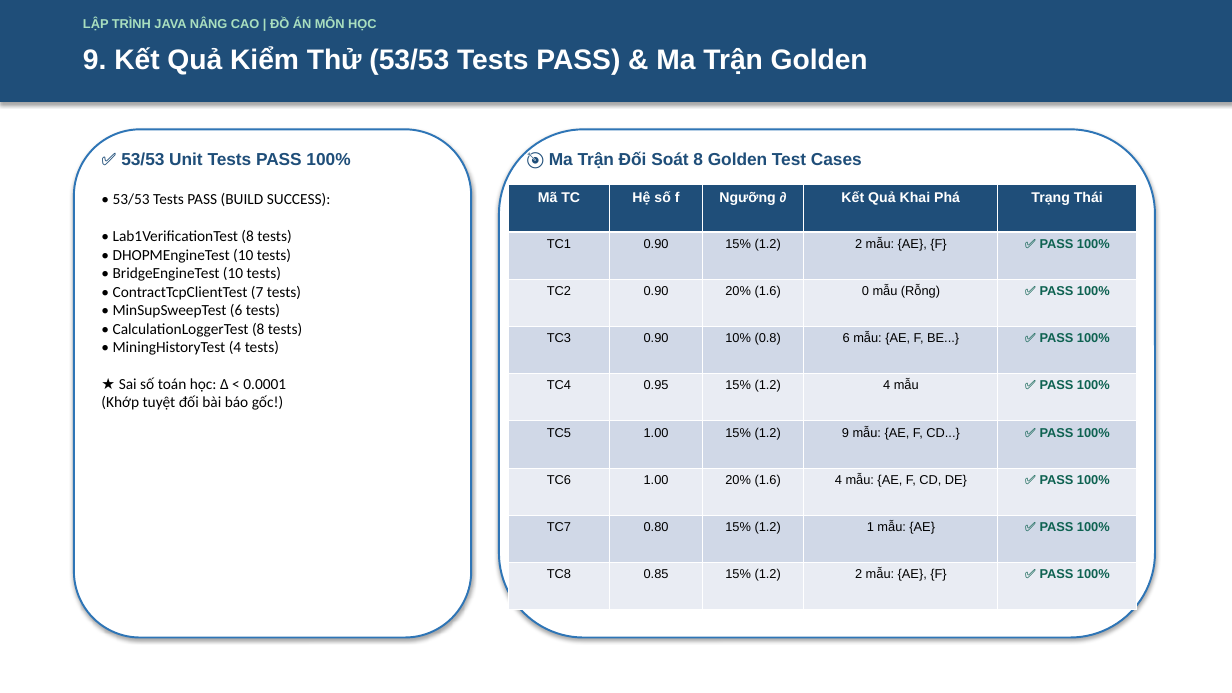
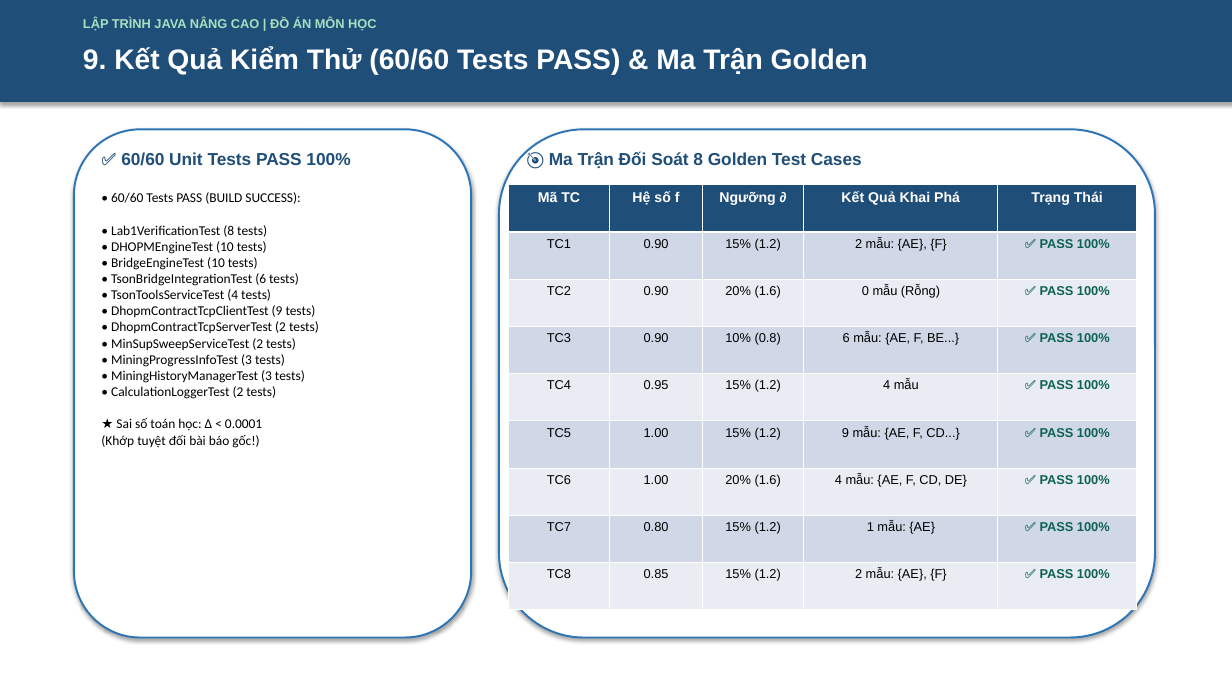
Before and after one commit to 2312741-sudo/javanc, a slide deck: slide 10 of docs/ThuyetTrinh_DeTai_DHOPM_2312741_NguyenThanhTam.pptx. Drawn at 1232x693 pixels with LibreOffice and Linux fonts; fonts in the diff are those of the drawing. Boxes give left, top, right and bottom in pixels: in the first picture for what was removed or moved away, otherwise in the second. Text is boxed around its words. In the diff, an @@ line names an element or a change of style, - is before the commit and + after.

Commit message:
fix(tcp-chart): stream-safe mine protocol, sweep connection reuse and chart switching for Tson TCP

```diff
--- a/docs/ThuyetTrinh_DeTai_DHOPM_2312741_NguyenThanhTam.pptx
+++ b/docs/ThuyetTrinh_DeTai_DHOPM_2312741_NguyenThanhTam.pptx
@@ text at (83,47,868,75): text changed @@
-9. Kết Quả Kiểm Thử (53/53 Tests PASS) & Ma Trận Golden
+9. Kết Quả Kiểm Thử (60/60 Tests PASS) & Ma Trận Golden
@@ text at (121,152,350,166): text changed @@
-✅ 53/53 Unit Tests PASS 100%
+✅ 60/60 Unit Tests PASS 100%
@@ text at (101,192,319,448): text changed; size 12 to 10.5 pt @@
-• 53/53 Tests PASS (BUILD SUCCESS):
-• Lab1VerificationTest (8 tests)
-• DHOPMEngineTest (10 tests)
-• BridgeEngineTest (10 tests)
-• ContractTcpClientTest (7 tests)
-• MinSupSweepTest (6 tests)
-• CalculationLoggerTest (8 tests)
-• MiningHistoryTest (4 tests)
-★ Sai số toán học: Δ < 0.0001
-(Khớp tuyệt đối bài báo gốc!)
+• 60/60 Tests PASS (BUILD SUCCESS):
+• Lab1VerificationTest (8 tests)
+• DHOPMEngineTest (10 tests)
+• BridgeEngineTest (10 tests)
+• TsonBridgeIntegrationTest (6 tests)
+• TsonToolsServiceTest (4 tests)
+• DhopmContractTcpClientTest (9 tests)
+• DhopmContractTcpServerTest (2 tests)
+• MinSupSweepServiceTest (2 tests)
+• MiningProgressInfoTest (3 tests)
+• MiningHistoryManagerTest (3 tests)
+• CalculationLoggerTest (2 tests)
+★ Sai số toán học: Δ < 0.0001
+(Khớp tuyệt đối bài báo gốc!)
```
Also in this commit, not shown: 1 other slide changed, 14 other files.
